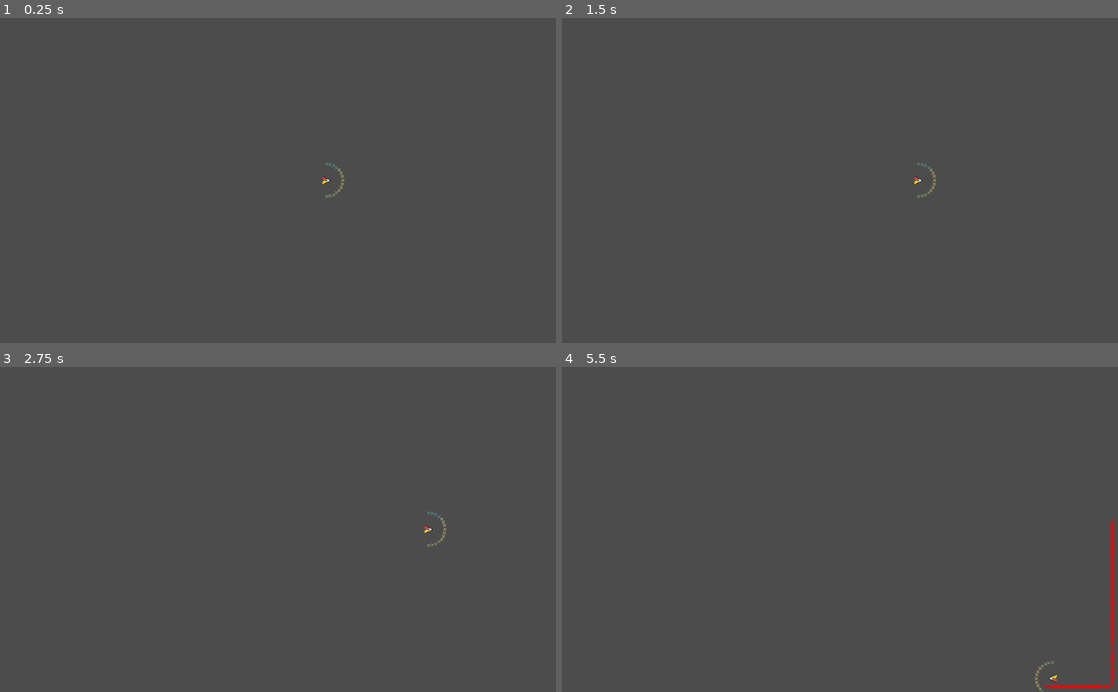
Above: before the commit, frames 1-4 (two rows, left to right).
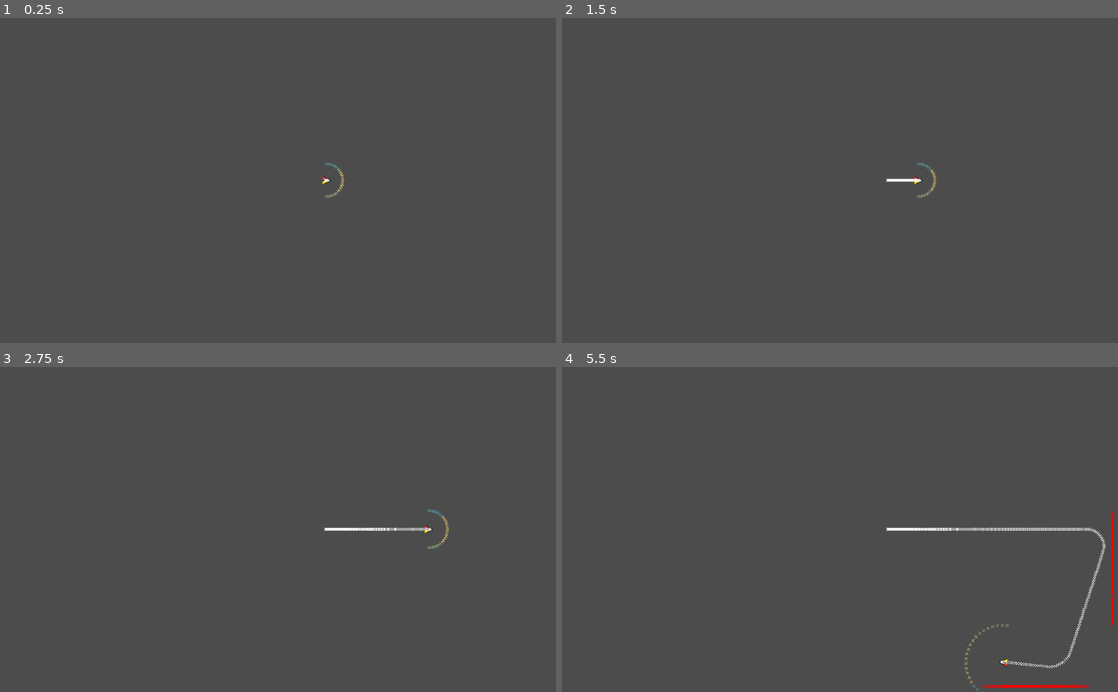
Above: after the commit, the same moments.

Repository: CluckeyMcCormick/fictional-guacamole
Game: Godot game, scene res://scenes/proto/BoidSpace.tscn
Two runs of this game, one before a commit and one after it. Both use one fixed random seed, a clock stepped at 60 frames per second and the inputs below.
Inputs:
- Up to frame 1 (0.25 s): no input
- Up to frame 2 (1.5 s): hold S (scroll_down) 0.53-1.28 s; tap A (scroll_left) at 1.35 s
- Up to frame 3 (2.75 s): hold D (scroll_right) from 2.03 s (still down)
- Up to frame 4 (5.5 s): release D (scroll_right) at 2.78 s; tap W (scroll_up) at 2.85 s; hold S (scroll_down) 3.53-4.28 s; tap A (scroll_left) at 4.35 s; hold D (scroll_right) from 5.03 s (still down)

The runs differ from the first frame. In frame 1, less than 0.1% of the frame differs, in the area x 58-62%, y 44-56%; in frame 2, 0.1%; in frame 3, 0.3%; in frame 4, 1.1%, in the area x 58-100%, y 44-100%.

Commit message:
Update L-R-C decision pathing
Updated the left-right-center pathfinding decision making in direct
response to our now gradual turning.

When performing our collision raycasting, we now cast the points
farther in front of of us depending on the boid's current speed - the
faster the boid, the farther the cast. The turning speed is likewise
reduced as we speed up.

The current issue is that the boid always go full speed and so
constantly kills itself - we'll have to make a boid that intelligently
slows down and speeds up.

Also, since it was bugging me, our boid now ACTUALLY dies when it
explodes - it stops moving instead of becoming a ghost. It also
doesn't disappear, it just turns pitch black. As a test, I tried
translating the artifical linear & angular velocity into their physics
engine equivalents. Now when the boid dies, it does an entertaining
spin-out.

Diff:
--- a/FicGuac/scenes/proto/BoidSpace.tscn
+++ b/FicGuac/scenes/proto/BoidSpace.tscn
@@ -29,6 +29,7 @@
 position = Vector2( 600, 300 )
 show_cast_result = 1
 show_cast_points = true
+show_boid_path = true
 
 [node name="Obstacles" type="StaticBody2D" parent="."]
 editor/display_folded = true
--- a/FicGuac/scenes/proto/Boid_Micro.gd
+++ b/FicGuac/scenes/proto/Boid_Micro.gd
@@ -2,11 +2,14 @@
 
 # To scan for danger, we'll raycast in front of our boid. But how big is our
 # raycast? These constants will help to define that.
-# Our length for each raycast
-const RAYCAST_MAGNITUDE = 30
+# The length for each raycast at no speed
+const MIN_RAYCAST_MAGNITUDE = 30
+# Our length for each raycast at full speed
+const MAX_RAYCAST_MAGNITUDE = 75
+
 # How many points we want to cast, including the central/forward ray. Points are
-# measured in a plus-STEP minus-STEP pattern.
-const RAYCAST_STEPS_COUNT = 15
+# measured in a plus-STEP minus-STEP pattern. Ideally, an odd number
+const RAYCAST_STEPS_COUNT = 25
 # When we raycast, we cast the points in front of the boid using the unit
 # circle. We start in "front" of the Boid, and cast extra points using this step
 const RAYCAST_STEP = PI / (RAYCAST_STEPS_COUNT - 1)
@@ -16,6 +19,10 @@
 # (rotation + RAYCAST_LRC_RADS) are right, and those rays between those points
 # are center
 const RAYCAST_LRC_RADS = (3 * PI) / 14 # Appropriate "Forward" range for a microboid
+# The center is defined as the area which, if the boid continues forward, it will
+# die. But how do we define that? Well, if we take the boids width, and measure a
+# point's sin output, we can determine whether a point is "centered", left, or right.
+const RAYCAST_BOID_RADIUS = 8
 
 # Packed scene, used for debug and collision marking. Has convenience routines
 # for setting colors and removing itself.
@@ -31,15 +38,26 @@
 enum RAYCAST_DEBUG {none, only_collisions, all}
 export(RAYCAST_DEBUG) var show_cast_result
 export(bool) var show_cast_points
+export(bool) var show_boid_path
+var _cast_points = []
 
 const ARTI_ACCEL = 50
-const MAX_SPEED = 250
-const ROT_VELO_RAD = 5 * PI
-
+const MAX_SPEED = 300
+# Our maximum rotation speed - since this operates inversely to linear speed,
+# this is our rotation speed at a linear speed of 0
+const MAX_ROT_SPEED = (5 * PI) / 2
+# Minimum rotation speed - which we'll hit at max linear speed
+const MIN_ROT_SPEED = (16 * PI) / 8
+
+# What is our current speed?
 var _arti_speed
+# What is our current raycast magnitude?
+var _raycast_mag
 # Which direction are we turning? Left is negative, Right is positive, Straight
 # Ahead is 0.
 var _turn_dir = 0
+# Are we dead? Did we die?
+var _dead = false
 
 # The container zfor bodies we are currently tracking as our "flock"
 var flock_members = {}
@@ -52,6 +70,7 @@
     var ray_step
     var new_angle
     _arti_speed = 0
+    _raycast_mag = MIN_RAYCAST_MAGNITUDE
 
     if not show_cast_points:
         return
@@ -62,22 +81,30 @@
         new_angle = ray_step * RAYCAST_STEP
 
         # Calculate the raycasted/shifted point
-        var casted_pos = Vector2(0, 0)
-        casted_pos.x = cos(new_angle)
-        casted_pos.y = sin(new_angle)
-        casted_pos *= RAYCAST_MAGNITUDE
+        var uncasted_pos = Vector2(0, 0)
+        uncasted_pos.x = cos(new_angle)
+        uncasted_pos.y = sin(new_angle)
 
         # Add a point at the shifted location
         var debug_node = X_SPRITE_SCENE.instance() # Create a new sprite!
         add_child(debug_node) # Add it as a child of this node.
-        debug_node.position = casted_pos
-
-        if new_angle < -RAYCAST_LRC_RADS:
+        debug_node.position = uncasted_pos * _raycast_mag
+        debug_node.uncasted_pos = uncasted_pos
+
+        # If we haven't crossed the LRC line yet, then we're still in the center
+        var is_center = RAYCAST_LRC_RADS > abs(ray_step * RAYCAST_STEP)
+        # If our step is negative, then we're probing the left
+        var is_left = ray_step < 0
+
+        if is_center:
+            debug_node.set_color(X_SPRITE_SCRIPT.X_CLASSES.CENTER)
+        elif is_left:
             debug_node.set_color(X_SPRITE_SCRIPT.X_CLASSES.LEFT)
-        elif new_angle > RAYCAST_LRC_RADS:
+        else:
             debug_node.set_color(X_SPRITE_SCRIPT.X_CLASSES.RIGHT)
-        else:
-            debug_node.set_color(X_SPRITE_SCRIPT.X_CLASSES.CENTER)
+
+        # Throw it all into our array
+        _cast_points.append( debug_node )
 
         # Otherwise, update our step for the next go-around
         if i % 2 == 0:
@@ -87,11 +114,34 @@
 
 # Called every frame. 'delta' is the elapsed time since the previous frame.
 func _process(delta):
+    # Skip if dead
+    if _dead:
+        return
+
+    # Calculate the rotational velocity
+    var rota_velo = clamp(
+        MAX_ROT_SPEED * ( 1 - (_arti_speed / MAX_SPEED) ),
+        MIN_ROT_SPEED, MAX_ROT_SPEED
+    )
     # Turn as specified by our turn direction
-    rotation += _turn_dir * (ROT_VELO_RAD * delta)
+    rotation += _turn_dir * (rota_velo * delta)
 
     # Add our newly recieved acceleration
     _arti_speed = clamp(_arti_speed + (ARTI_ACCEL * delta), 0, MAX_SPEED)
+    # Calculate the new raycast magnitude
+    var new_mag = clamp(
+        MAX_RAYCAST_MAGNITUDE * (_arti_speed / MAX_SPEED),
+        MIN_RAYCAST_MAGNITUDE, MAX_RAYCAST_MAGNITUDE
+    )
+    # If the raycast magnitude is different, we need to adjust the magnitude
+    # and the debug points
+    if new_mag != _raycast_mag:
+        _raycast_mag = new_mag
+        if RAYCAST_DEBUG:
+            # Then we need to move up the points
+            for debug_node in _cast_points:
+                debug_node.position = debug_node.uncasted_pos * _raycast_mag
+
     # Calculate our movement, given heading, speed, and time delta
     var movement = Vector2(0, 0)
     movement.x = cos(rotation)
@@ -101,7 +151,16 @@
 
     self.position = self.position + movement
 
+    if show_boid_path:
+        var debug_node = X_SPRITE_SCENE.instance() # Create a new sprite!
+        debug_node.position = position
+        owner.add_child(debug_node) # Add it as a child of the parent node
+
 func _physics_process(delta):
+    # Skip if dead
+    if _dead:
+        return
+
     var space_state = get_world_2d().direct_space_state
     var ray_step
 
@@ -114,6 +173,13 @@
     var cen_right_blocked = false
     var right_blocked = false
 
+    # We'll also track the "shortest-distance-to-collision" for each quadrant.
+    # This will allow us to make an informed decision about which direction to
+    # go. We only check left and right since - when we use these - the center
+    # is blocked to us
+    var left_shortest = INF
+    var right_shortest = INF
+
     ray_step = 0
     for i in range(RAYCAST_STEPS_COUNT):
         # Calculate our current angle
@@ -123,7 +189,7 @@
         var casted_pos = Vector2(0, 0)
         casted_pos.x = cos(curr_angle)
         casted_pos.y = sin(curr_angle)
-        casted_pos *= RAYCAST_MAGNITUDE
+        casted_pos *= _raycast_mag
         casted_pos += global_position
 
         # Get the result of our collision raycast
@@ -157,6 +223,8 @@
             var is_center = RAYCAST_LRC_RADS > abs(ray_step * RAYCAST_STEP)
             # If our step is negative, then we're probing the left
             var is_left = ray_step < 0
+            # Calculate the length of this
+            var collision_length = (global_position - result.position).length()
             # Special case when ray step is 0
             if ray_step == 0:
                 cen_left_blocked = true
@@ -170,9 +238,11 @@
             # LEFT
             elif not is_center and is_left:
                 left_blocked = true
+                left_shortest = min(left_shortest, collision_length)
             # RIGHT
             elif not is_center and not is_left:
                 right_blocked = true
+                right_shortest = min(right_shortest, collision_length)
 
         # Otherwise, update our step for the next go-around
         if i % 2 == 0:
@@ -187,7 +257,7 @@
     # If the right center has a collision, but the left center is open...
     elif cen_right_blocked and not cen_left_blocked:
         # Then we need to do the same as above - but with the left!
-       _turn_dir = -1
+        _turn_dir = -1
     # Otherwise, if the whole center is blocked...
     elif cen_left_blocked and cen_right_blocked:
         # Then we need to pick either the left or right quadrants
@@ -196,9 +266,18 @@
             _turn_dir = 1
         # Otherwise, if right is closed but the left is clear
         elif right_blocked and not left_blocked:
-           _turn_dir = -1
+            _turn_dir = -1
         # Otherwise, either both are clear and open or both are entirely
-        # blocked. Either way, we'll just flip a coin and pick a direction
+        # blocked. Let's try picking the direction with the longest collision
+        # length. Only evaluate left and right, since we know we can't go forward
+        # So, if left is shortest
+        elif left_shortest < right_shortest:
+            _turn_dir = -1
+        # Otherwise, if right is shortest
+        elif right_shortest < left_shortest:
+            _turn_dir = 1
+        # Otherwise - they're equal?!?! Oh to hell with it - flip a coin and see
+        # which direction to go
         else:
             if randi() % 2 == 0:
                 _turn_dir = 1
@@ -234,11 +313,27 @@
 # calibrated to occur when the Skin sprite is obscured so we can toggle
 # visibility
 func _on_ExplosionTimer_timeout():
-    $Skin.visible = false
+    # $Skin.visible = false
+    $Skin.modulate = Color(0, 0, 0)
 
 # Called when colliding with another body - be it static, rigid, or kinematic
 func _on_Boid_Micro_body_entered(body):
-    print("BODY ENTERED!")
+    # If we died, we don't want to do anything
+    if _dead:
+        return
+    # We're dead. We died.
+    _dead = true
+    # Convert our artificial speed and rotational velocity into physics-end
+    # velocity and rotation
+    self.linear_velocity = Vector2( cos(rotation), sin(rotation) ) * _arti_speed
+    # Calculate the rotational/angular velocity
+    var rota_velo = clamp(
+        MAX_ROT_SPEED * ( 1 - (_arti_speed / MAX_SPEED) ),
+        MIN_ROT_SPEED, MAX_ROT_SPEED
+    )
+    # Turn as specified by our turn direction
+    self.angular_velocity = _turn_dir * rota_velo
+    # Make ourselves explode
     $Explosion.visible = true
     $Explosion/ExplosionTimer.start()
     $Explosion/ExplosionPlayer.play("explode")
--- a/FicGuac/scenes/proto/Boid_Micro.tscn
+++ b/FicGuac/scenes/proto/Boid_Micro.tscn
@@ -2,9 +2,9 @@
 
 [ext_resource path="res://scenes/proto/Boid_Micro.gd" type="Script" id=1]
 [ext_resource path="res://assets/proto/boid04.png" type="Texture" id=2]
-[ext_resource path="res://assets/proto/boid02.png" type="Texture" id=3]
-[ext_resource path="res://assets/proto/boid01.png" type="Texture" id=4]
-[ext_resource path="res://assets/proto/boid03.png" type="Texture" id=5]
+[ext_resource path="res://assets/proto/boid01.png" type="Texture" id=3]
+[ext_resource path="res://assets/proto/boid03.png" type="Texture" id=4]
+[ext_resource path="res://assets/proto/boid02.png" type="Texture" id=5]
 [ext_resource path="res://assets/explosionBig.png" type="Texture" id=6]
 
 [sub_resource type="SpriteFrames" id=1]
@@ -15,18 +15,18 @@
 "speed": 5.0
 }, {
 "frames": [ ExtResource( 3 ) ],
-"loop": true,
-"name": "boid02",
-"speed": 5.0
-}, {
-"frames": [ ExtResource( 4 ) ],
 "loop": false,
 "name": "boid01",
 "speed": 0.0
 }, {
+"frames": [ ExtResource( 4 ) ],
+"loop": true,
+"name": "boid03",
+"speed": 5.0
+}, {
 "frames": [ ExtResource( 5 ) ],
 "loop": true,
-"name": "boid03",
+"name": "boid02",
 "speed": 5.0
 } ]
 
@@ -58,7 +58,6 @@
 gravity_scale = 0.0
 contacts_reported = 1
 contact_monitor = true
-can_sleep = false
 script = ExtResource( 1 )
 
 [node name="Skin" type="AnimatedSprite" parent="."]
--- a/FicGuac/scenes/proto/X_Sprite.gd
+++ b/FicGuac/scenes/proto/X_Sprite.gd
@@ -1,4 +1,6 @@
 extends Sprite
+
+var uncasted_pos
 
 # The difference classes of X/point
 enum X_CLASSES {
